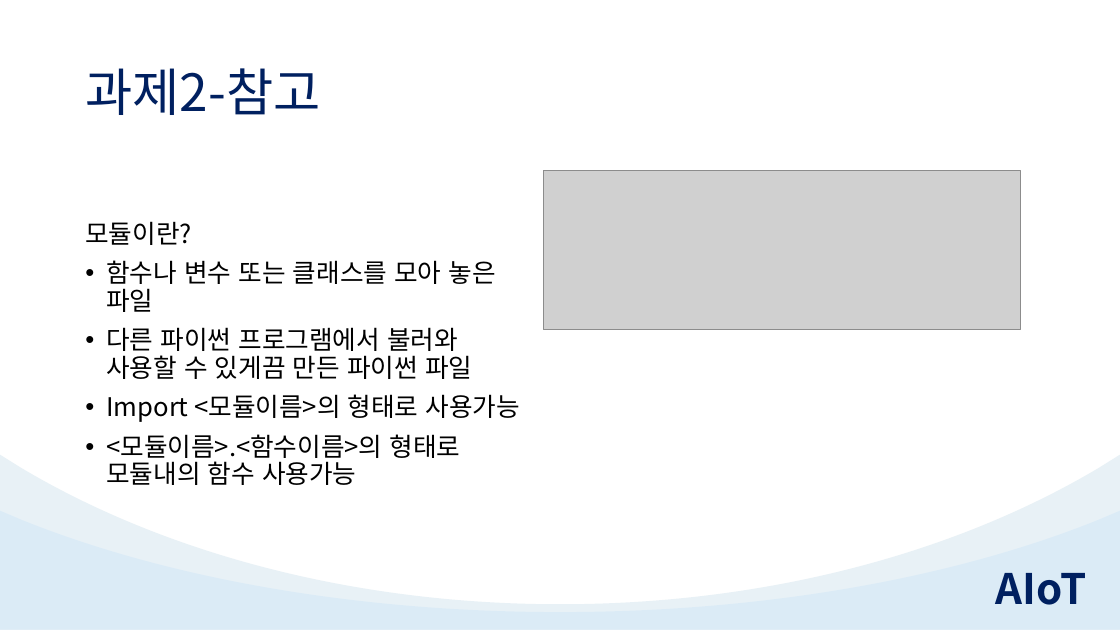
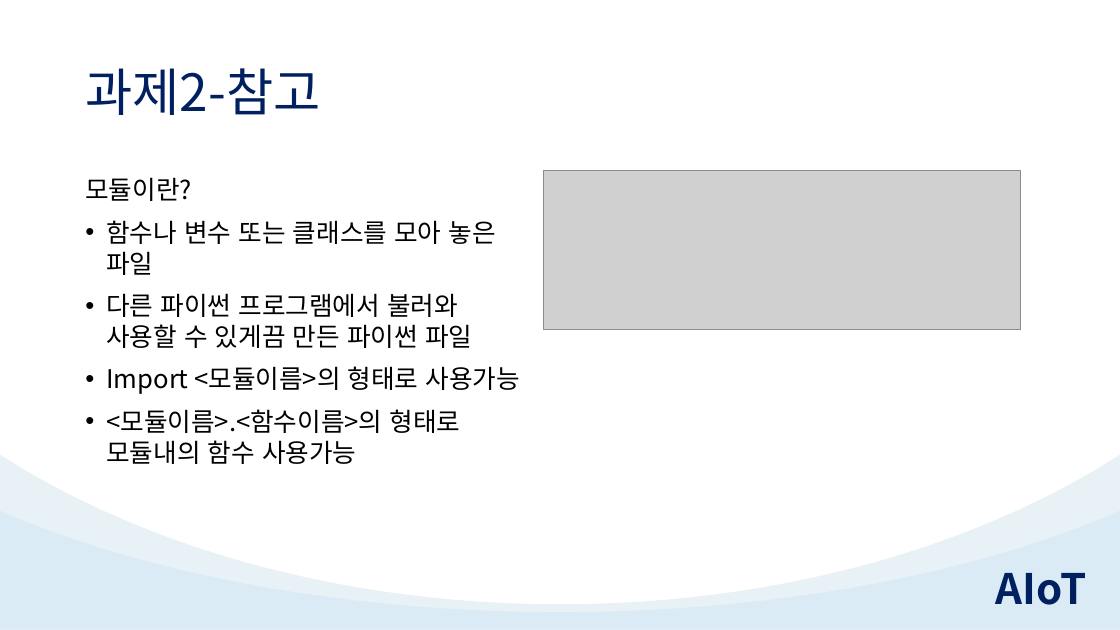
Before and after one commit to TeamAIoT/python-tutorial, a slide deck: slide 28 of 5.Python_반복문/5.Python_반복문.pptx. Drawn at 1120x630 pixels with LibreOffice and Linux fonts; fonts in the diff are those of the drawing; grey boxes stand for pictures. Boxes give left, top, right and bottom in pixels: in the first picture for what was removed or moved away, otherwise in the second. Text is boxed around its words. In the diff, an @@ line names an element or a change of style, - is before the commit and + after.

```diff
--- a/5.Python_반복문/5.Python_반복문.pptx
+++ b/5.Python_반복문/5.Python_반복문.pptx
@@ text "모듈이란?" at [85,177,520,464]: line spacing 0.9 to 1 @@
```
Also in this commit, not shown: 8 other slides changed.
